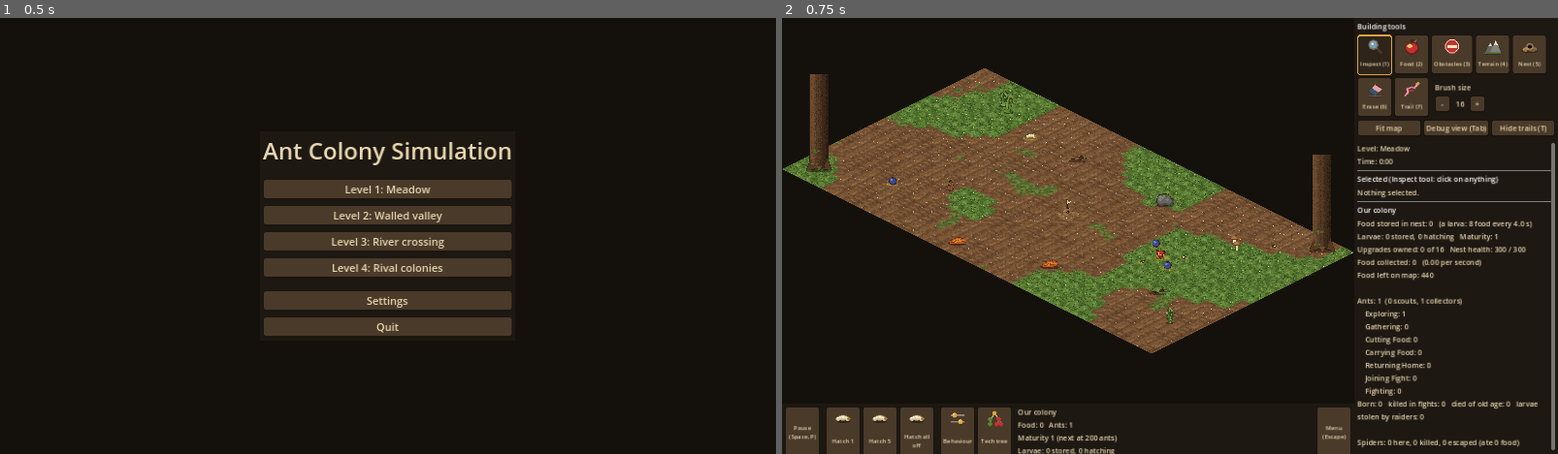
Above: before the commit, frames 1-2 (left to right).
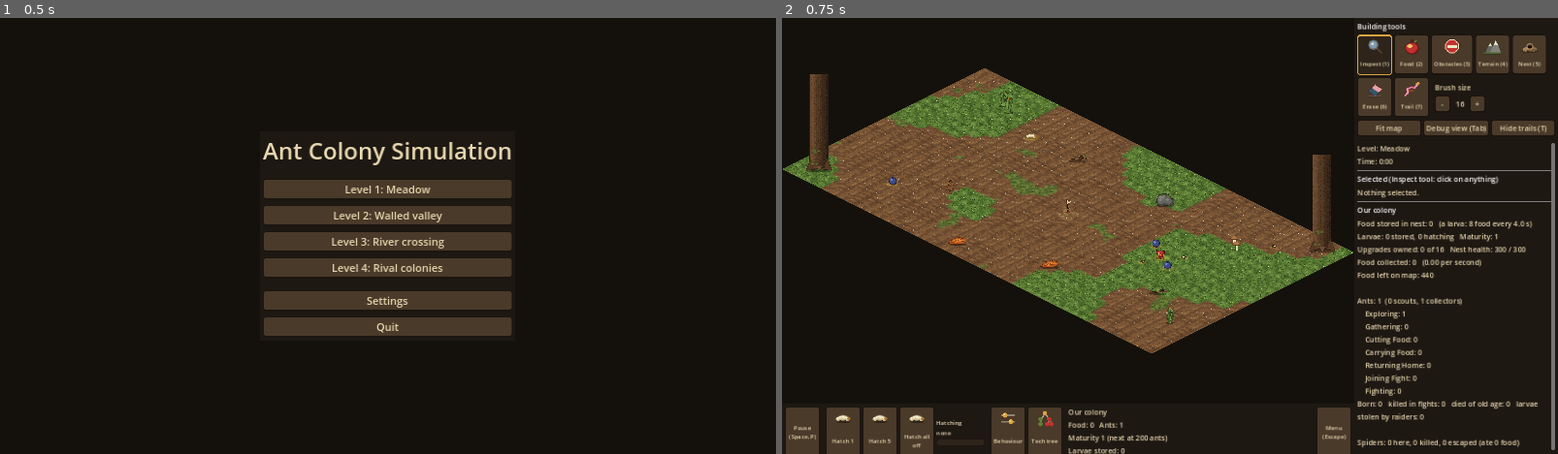
Above: after the commit, the same moments.

Repository: GaryNiet/ant-claude-test
Game: Godot game, scene res://scenes/main_menu.tscn
The game is run twice, just before and just after one commit, with the same random seed, the same clock (stepped at 60 frames per second) and the same inputs.
Inputs:
- Up to frame 1 (0.5 s): no input
- Up to frame 2 (0.75 s): click "Level 1: Meadow" at 0.5 s

Frame 1 is identical in both runs. In frame 2, 1.6% of the frame differs, in the area x 19-50%, y 44-100%.

Commit message:
Slower game, larvae hatch one after the other with a progress bar, drawn trails always shown
- game_speed 0.7 -> 0.5
- Hatching is a queue: one larva at a time (3 s each); the gameplay bar shows the queue and a
  bar filling until the next ant hatches
- Trails drawn with the Trail tool have their own always-visible layer (pale yellow)

Co-Authored-By: Claude Opus 5.5 <noreply@anthropic.com>
Claude-Session: https://claude.ai/code/session_01WgzXzfaQUjtMvM4pzDXMDx

Diff:
--- a/game_settings.cfg
+++ b/game_settings.cfg
@@ -58,6 +58,9 @@
 button_selected_border_color = "#d9a441" ; ochre: the selected tool
 button_disabled_text_color = "#7a6a58"
 button_corner_radius = 6
+progress_color = "#d9a441"     ; ochre: progress bars (the hatching bar)
+progress_bar_height = 14       ; pixels
+hatching_bar_width = 100       ; pixels
 click_scale = 0.9              ; size while held down
 click_time = 0.06              ; seconds to shrink / spring back
 font_size = 15
@@ -96,9 +99,9 @@
 
 [simulation]
 ticks_per_second = 30          ; how often the simulation updates (Hz)
-; Game speed: simulated seconds per real second. 0.7 = everything (walking, fights, timers)
-; happens at 70% speed; the simulation still updates ticks_per_second times per second.
-game_speed = 0.7
+; Game speed: simulated seconds per real second. 0.5 = everything (walking, fights, timers)
+; happens at half speed; the simulation still updates ticks_per_second times per second.
+game_speed = 0.5
 max_ticks_per_frame = 5        ; catch-up limit if the computer lags behind
 random_seed = 0                ; 0 = different every run, any other number = repeatable run
 
@@ -223,7 +226,7 @@
 larva_interval = 4.0           ; a larva is laid every this many seconds, if enough food is stored
 food_per_larva = 8             ; stored food used up by each larva
 max_larvae = 60                ; no more larvae are laid while this many are stored
-hatch_time = 6.0               ; seconds for a larva to hatch into an ant
+hatch_time = 3.0               ; seconds for each larva to hatch into an ant (they hatch one after the other)
 player_starts_with_infinite_hatch = false
 max_ants = 300                 ; no ant hatches above this (keeps the game fast)
 ; Raids: an ant reaching a rival nest steals a stored larva (carried home as food). A nest with no
@@ -418,6 +421,10 @@
 trail_width = 10.0             ; pixels, half the width of the drawn trail
 trail_start_strength = 3.0     ; strength where the stroke starts ([pheromones] max_strength is the most)
 trail_strength_per_pixel = 0.02 ; added per pixel drawn (reaches the maximum after ~400 px)
+; Trails the player drew are always shown (even with the trails display off), in their own color.
+drawn_trail_color = "#ffe08a"
+drawn_trail_opacity = 0.8
+drawn_trail_redraw_interval = 0.2 ; seconds between updates of the drawn trails display
 obstacle_free_radius_around_nest = 24.0 ; water and obstacles can't be placed this close to the nest
 
 [iso_view]
--- a/scenes/game.tscn
+++ b/scenes/game.tscn
@@ -14,6 +14,7 @@
 [ext_resource type="Script" path="res://scripts/view/sprite_layer.gd" id="12_sprites"]
 [ext_resource type="Script" path="res://scripts/view/path_layer.gd" id="13_paths"]
 [ext_resource type="Script" path="res://scripts/view/moss_layer.gd" id="14_moss"]
+[ext_resource type="Script" path="res://scripts/view/drawn_trail_layer.gd" id="15_drawn_trails"]
 
 [node name="Game" type="Node2D"]
 script = ExtResource("1_main")
@@ -34,6 +35,9 @@
 
 [node name="PheromoneLayer" type="Node2D" parent="SimulationView/MapSpace"]
 script = ExtResource("3_pheromones")
+
+[node name="DrawnTrailLayer" type="Node2D" parent="SimulationView/MapSpace"]
+script = ExtResource("15_drawn_trails")
 
 [node name="FoodLayer" type="Node2D" parent="SimulationView/MapSpace"]
 script = ExtResource("4_food")
--- a/scripts/simulation/colony.gd
+++ b/scripts/simulation/colony.gd
@@ -8,7 +8,8 @@
 ## fight ants of other teams. Ants only follow their own colony's trails.
 ##
 ## Hatching: the nest turns stored food into larvae. Larvae wait in the nest until they are
-## hatched (by the player, or automatically with infinite hatch); hatching takes hatch_time.
+## hatched (by the player, or automatically with infinite hatch). Hatching larvae wait in a
+## queue and hatch one after the other, each taking hatch_time.
 
 var index: int            ## position in the simulation's list of colonies (also its trails)
 var name: String
@@ -31,7 +32,8 @@
 var ant_count := 0        ## living ants of this colony
 var food_stored := 0      ## food in the nest, for larvae and upgrades
 var larvae := 0           ## larvae stored, waiting to hatch
-var hatching: Array[float] = []   ## seconds left for each larva that is hatching
+var hatching := 0                 ## larvae in the hatching queue (the first one is hatching now)
+var hatch_time_left := 0.0        ## seconds until the first larva in the queue hatches
 var infinite_hatch := false       ## hatch every larva as soon as it's laid
 var nests_to_found := 0           ## Nuptial flights bought but not placed yet
 var time_until_larva := 0.0
@@ -90,24 +92,34 @@
 	return _larva_interval / (1.0 + bonus)
 
 
-## Starts hatching up to `count` stored larvae. Returns how many started.
+## Puts up to `count` stored larvae in the hatching queue. Returns how many were added.
 func hatch(count: int) -> int:
-	var started := mini(count, larvae)
-	for larva in started:
-		hatching.append(_hatch_time)
-	larvae -= started
-	return started
+	var added := mini(count, larvae)
+	if hatching == 0 and added > 0:
+		hatch_time_left = _hatch_time  # the queue was empty: the first one starts now
+	hatching += added
+	larvae -= added
+	return added
 
 
-## Advances the larvae being hatched; returns how many are ready to become ants.
+## Advances the larva that is hatching; returns 1 when it is ready to become an ant (then
+## the next one in the queue starts), otherwise 0.
 func update_hatching(delta: float) -> int:
-	var ready := 0
-	for number in range(hatching.size() - 1, -1, -1):
-		hatching[number] -= delta
-		if hatching[number] <= 0.0:
-			hatching.remove_at(number)
-			ready += 1
-	return ready
+	if hatching == 0:
+		return 0
+	hatch_time_left -= delta
+	if hatch_time_left > 0.0:
+		return 0
+	hatching -= 1
+	hatch_time_left = _hatch_time if hatching > 0 else 0.0
+	return 1
+
+
+## How far the larva that is hatching now is (0 = just started, 1 = hatching).
+func hatch_progress() -> float:
+	if hatching == 0:
+		return 0.0
+	return 1.0 - hatch_time_left / _hatch_time
 
 
 ## Mushroom harvest: free food trickles in (`food_per_minute`); whole units go to the store.
--- a/scripts/simulation/colony_simulation.gd
+++ b/scripts/simulation/colony_simulation.gd
@@ -293,8 +293,8 @@
 		colony.larvae += 1
 
 
-## Hatched larvae become ants (or wait, as larvae, while the map has max_ants).
-## With infinite hatch, every stored larva starts hatching right away.
+## Hatched larvae become ants (or wait, as larvae, while the map has max_ants). Larvae
+## hatch one after the other. With infinite hatch, every stored larva joins the queue.
 func _hatch_larvae(colony: Colony, delta: float) -> void:
 	if colony.infinite_hatch:
 		colony.hatch(colony.larvae)
@@ -326,7 +326,7 @@
 func _destroy(colony: Colony) -> void:
 	colony.destroyed = true
 	colony.larvae = 0
-	colony.hatching.clear()
+	colony.hatching = 0
 	for ant in ants:
 		if ant.colony == colony:
 			ant.hp = 0.0
--- a/scripts/simulation/map_grid.gd
+++ b/scripts/simulation/map_grid.gd
@@ -38,6 +38,10 @@
 var food := PackedInt32Array()
 var obstacle := PackedByteArray()  ## 1 = obstacle, 0 = free
 var path_wear := PackedFloat32Array()
+## Trails the player drew (any colony), only to show them: the same strength as drawn, fading
+## like the real trail in going_home (which is what the ants smell).
+var drawn_trail := PackedFloat32Array()
+var drawn_trail_cells := 0  ## cells with some drawn trail left (0 = nothing to show)
 var unobstructed_wear: float  ## path wear from which a cell counts as unobstructed
 var _max_path_wear: float
 
@@ -77,6 +81,7 @@
 	unobstructed_wear = GameSettings.get_setting("paths", "unobstructed_wear")
 	_max_path_wear = GameSettings.get_setting("paths", "max_wear")
 	path_wear.resize(width * height)
+	drawn_trail.resize(width * height)
 	going_out.resize(cell_count * colony_count)
 	going_home.resize(cell_count * colony_count)
 	fight.resize(width * height)
@@ -154,6 +159,9 @@
 		if obstacle[index] == 0:
 			var slot := index + colony * cell_count
 			trail[slot] = maxf(trail[slot], minf(strength, max_strength))
+			if drawn_trail[index] == 0.0:
+				drawn_trail_cells += 1
+			drawn_trail[index] = maxf(drawn_trail[index], minf(strength, max_strength))
 
 
 ## Returns the strength of pheromone `kind` of `colony` at `world_position` (0 outside the map).
@@ -197,10 +205,22 @@
 	for index in range(first, last):
 		fight[index] *= fight_factor
 		path_wear[index] *= path_factor
+	if drawn_trail_cells > 0:
+		_fade_drawn_trail(first, last, factor)
 	for colony in colony_count:
 		for index in range(first + colony * cell_count, last + colony * cell_count):
 			going_out[index] *= factor
 			going_home[index] *= factor
+
+
+## Drawn trails fade like the pheromone; below detection they are gone.
+func _fade_drawn_trail(first: int, last: int, factor: float) -> void:
+	for index in range(first, last):
+		if drawn_trail[index] > 0.0:
+			drawn_trail[index] *= factor
+			if drawn_trail[index] < 0.05:
+				drawn_trail[index] = 0.0
+				drawn_trail_cells -= 1
 
 
 # --- Paths (unobstructed areas) ---------------------------------------------
@@ -235,6 +255,9 @@
 			going_home[index + colony * cell_count] = 0.0
 		fight[index] = 0.0
 		path_wear[index] = 0.0
+		if drawn_trail[index] > 0.0:
+			drawn_trail[index] = 0.0
+			drawn_trail_cells -= 1
 	obstacle[index] = 1 if is_blocked else 0
 	terrain_version += 1
 
--- a/scripts/ui/gameplay_bar.gd
+++ b/scripts/ui/gameplay_bar.gd
@@ -1,11 +1,12 @@
 extends PanelContainer
 ## The gameplay bar under the map:
 ##
-##   Pause | Hatch 1, Hatch 5, Infinite hatch | Behaviour, Tech tree | food, ants, maturity,
-##   larvae | Menu
+##   Pause | Hatch 1, Hatch 5, Infinite hatch, hatching queue | Behaviour, Tech tree | food,
+##   ants, maturity, larvae | Menu
 ##
-## The hatch buttons start hatching stored larvae (Infinite hatch is a toggle: every larva
-## hatches as soon as it is laid). Behaviour opens sliders for the colony's ants; Tech tree
+## The hatch buttons put stored larvae in the hatching queue (Infinite hatch is a toggle:
+## every larva joins the queue as soon as it is laid). Larvae hatch one after the other: the
+## queue shows how many are waiting and a bar that fills until the next ant pops out. Behaviour opens sliders for the colony's ants; Tech tree
 ## opens the upgrades. They act on our colony, or on a rival colony while its nest is
 ## selected (see SimulationView.target_colony). The Menu button opens: Restart level,
 ## Save level, Load level, Settings, Main menu.
@@ -27,6 +28,8 @@
 var _main: Node
 var _pause_button: Button
 var _infinite_button: Button
+var _hatching_label: Label
+var _hatching_bar: ProgressBar
 var _status: Label
 var _menu: PopupMenu
 var _behaviour_menu: PopupPanel
@@ -61,6 +64,7 @@
 	_infinite_button.toggle_mode = true
 	_infinite_button.toggled.connect(func(on: bool) -> void: _view.target_colony().infinite_hatch = on)
 	row.add_child(_infinite_button)
+	row.add_child(_hatching_queue())
 	row.add_child(VSeparator.new())
 
 	_behaviour_menu = BehaviourMenu.new()
@@ -99,8 +103,28 @@
 	var maturity_text := "Maturity %d" % colony.maturity
 	if next_level > 0:
 		maturity_text += " (next at %d ants)" % next_level
-	_status.text = "%s\nFood: %d   Ants: %d\n%s\nLarvae: %d stored, %d hatching" % [
-		colony.name, colony.food_stored, colony.ant_count, maturity_text, colony.larvae, colony.hatching.size()]
+	_status.text = "%s\nFood: %d   Ants: %d\n%s\nLarvae stored: %d" % [
+		colony.name, colony.food_stored, colony.ant_count, maturity_text, colony.larvae]
+	_hatching_bar.value = colony.hatch_progress()
+	if colony.hatching == 0:
+		_hatching_label.text = "Hatching\nnone"
+	else:
+		_hatching_label.text = "Hatching: %d\nnext in %.1f s" % [colony.hatching, colony.hatch_time_left]
+
+
+## "Hatching: 3 / next in 1.2 s" over a bar that fills while the current larva hatches.
+func _hatching_queue() -> VBoxContainer:
+	var column := VBoxContainer.new()
+	column.alignment = BoxContainer.ALIGNMENT_CENTER
+	_hatching_label = Label.new()
+	_hatching_label.add_theme_font_size_override("font_size", _tool_font_size)
+	column.add_child(_hatching_label)
+	_hatching_bar = ProgressBar.new()
+	_hatching_bar.max_value = 1.0
+	_hatching_bar.show_percentage = false
+	_hatching_bar.custom_minimum_size = Vector2(GameSettings.get_setting("ui", "hatching_bar_width"), GameSettings.get_setting("ui", "progress_bar_height"))
+	column.add_child(_hatching_bar)
+	return column
 
 
 # --- The game menu ---------------------------------------------------------------------
--- a/scripts/ui/paint_tools.gd
+++ b/scripts/ui/paint_tools.gd
@@ -199,10 +199,9 @@
 	_brush.selected_tool = tool
 
 
-## The Trail tool also shows the trails, so the player sees what they draw.
+## (The trails the player draws are always shown, see drawn_trail_layer.gd.)
 func _pick_trail() -> void:
 	_brush.selected_tool = _brush.Tool.TRAIL
-	_view.set_pheromones_visible(true)
 
 
 func _pick_object(kind: String) -> void:
--- a/scripts/ui/side_panel.gd
+++ b/scripts/ui/side_panel.gd
@@ -80,7 +80,7 @@
 	var scouts := sim.count_scouts(colony)
 	var lines := PackedStringArray([
 		"Food stored in nest: %d   (a larva: %d food every %.1f s)" % [colony.food_stored, sim.food_per_larva, colony.larva_interval(sim.tech_tree)],
-		"Larvae: %d stored, %d hatching%s   Maturity: %d" % [colony.larvae, colony.hatching.size(), "  (hatch all)" if colony.infinite_hatch else "", colony.maturity],
+		"Larvae: %d stored, %d hatching%s   Maturity: %d" % [colony.larvae, colony.hatching, "  (hatch all)" if colony.infinite_hatch else "", colony.maturity],
 		"Upgrades owned: %d of %d   Nest health: %.0f / %.0f" % [colony.techs.size(), sim.tech_tree.nodes.size(), colony.hp, colony.max_hp],
 		"Food collected: %d   (%.2f per second)" % [colony.total_food_collected, colony.food_per_second(sim.elapsed_time)],
 		"Food left on map: %d" % sim.grid.total_food,
@@ -172,7 +172,7 @@
 	return "\n".join(PackedStringArray([
 		"NEST of %s%s" % [colony.name, "" if colony.is_player else "  (the buttons below the map now act on this colony)"],
 		"Food stored: %d" % colony.food_stored,
-		"Next larva in %.1f s (needs %d food); %d larvae stored, %d hatching" % [maxf(colony.time_until_larva, 0.0), sim.food_per_larva, colony.larvae, colony.hatching.size()],
+		"Next larva in %.1f s (needs %d food); %d larvae stored, %d hatching" % [maxf(colony.time_until_larva, 0.0), sim.food_per_larva, colony.larvae, colony.hatching],
 		"Nest health: %.0f / %.0f%s" % [colony.hp, colony.max_hp, "  (DESTROYED)" if colony.destroyed else ""],
 		"Ants: %d" % colony.ant_count,
 		"Size: %.0f px radius, %d tiles (grows with the colony)" % [colony.nest_radius, sim.nest_tile_count(colony)],
--- a/scripts/ui/ui_theme.gd
+++ b/scripts/ui/ui_theme.gd
@@ -14,7 +14,22 @@
 	theme.set_stylebox("panel", "PanelContainer", background)
 	theme.set_color("font_color", "Label", GameSettings.get_color("colors", "hud_text"))
 	_add_button_styles(theme)
+	_add_progress_bar_styles(theme)
 	return theme
+
+
+## Progress bars: a dark groove that fills with ochre.
+static func _add_progress_bar_styles(theme: Theme) -> void:
+	var groove := StyleBoxFlat.new()
+	groove.bg_color = GameSettings.get_color("ui", "button_pressed_color")
+	groove.border_color = GameSettings.get_color("ui", "button_border_color")
+	groove.set_border_width_all(1)
+	groove.set_corner_radius_all(GameSettings.get_setting("ui", "button_corner_radius"))
+	var fill := StyleBoxFlat.new()
+	fill.bg_color = GameSettings.get_color("ui", "progress_color")
+	fill.set_corner_radius_all(GameSettings.get_setting("ui", "button_corner_radius"))
+	theme.set_stylebox("background", "ProgressBar", groove)
+	theme.set_stylebox("fill", "ProgressBar", fill)
 
 
 static func _add_button_styles(theme: Theme) -> void:
--- /dev/null
+++ b/scripts/view/drawn_trail_layer.gd
@@ -0,0 +1,53 @@
+extends Node2D
+## Shows the trails the player drew with the Trail tool, in their own color, always (even
+## while the pheromone trails display is off), so the player can see where they sent the ants.
+## One pixel per map cell, smoothed, more opaque where the trail is stronger; it fades with
+## the trail. Only updated every drawn_trail_redraw_interval, and only while there is some.
+
+@onready var view: Node2D = get_parent().get_parent()  ## SimulationView (the parent is its MapSpace)
+
+var _image: Image
+var _texture: ImageTexture
+var _pixels := PackedByteArray()
+var _time_until_update := 0.0
+var _was_showing := false
+
+var _color: Color = GameSettings.get_color("painting", "drawn_trail_color")
+var _opacity: float = GameSettings.get_setting("painting", "drawn_trail_opacity")
+var _full_brightness: float = GameSettings.get_setting("display", "pheromone_full_brightness")
+var _redraw_interval: float = GameSettings.get_setting("painting", "drawn_trail_redraw_interval")
+
+
+func _ready() -> void:
+	texture_filter = CanvasItem.TEXTURE_FILTER_LINEAR
+
+
+func _process(delta: float) -> void:
+	_time_until_update -= delta
+	if _time_until_update > 0.0:
+		return
+	_time_until_update = _redraw_interval
+	var grid: MapGrid = view.simulation.grid
+	if grid.drawn_trail_cells > 0 or _was_showing:
+		_update_texture(grid)
+		_was_showing = grid.drawn_trail_cells > 0
+
+
+func _update_texture(grid: MapGrid) -> void:
+	if _image == null or _image.get_width() != grid.width or _image.get_height() != grid.height:
+		_pixels.resize(grid.width * grid.height * 4)
+		_image = Image.create_from_data(grid.width, grid.height, false, Image.FORMAT_RGBA8, _pixels)
+		_texture = ImageTexture.create_from_image(_image)
+	for index in grid.cell_count:
+		_pixels[index * 4] = _color.r8
+		_pixels[index * 4 + 1] = _color.g8
+		_pixels[index * 4 + 2] = _color.b8
+		_pixels[index * 4 + 3] = int(minf(grid.drawn_trail[index] / _full_brightness, 1.0) * _opacity * 255.0)
+	_image.set_data(grid.width, grid.height, false, Image.FORMAT_RGBA8, _pixels)
+	_texture.update(_image)
+	queue_redraw()
+
+
+func _draw() -> void:
+	if _texture != null:
+		draw_texture_rect(_texture, Rect2(Vector2.ZERO, view.simulation.grid.world_size()), false)
Not shown: 1 places in scenes/game.tscn that only renumber resources
Not shown, changed: README.md
